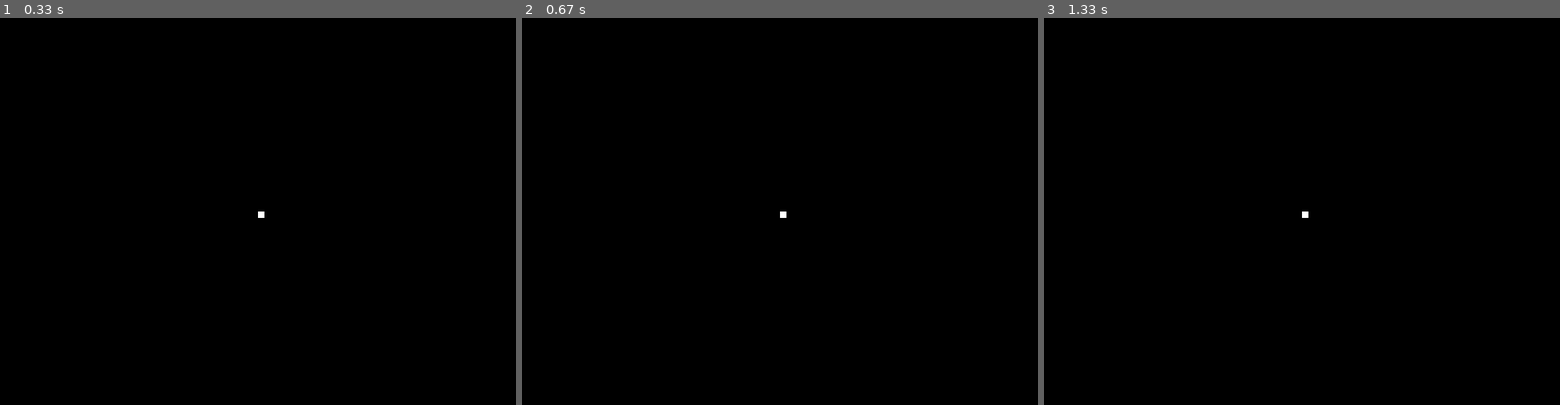
Above: before the commit, frames 1-3 (left to right).
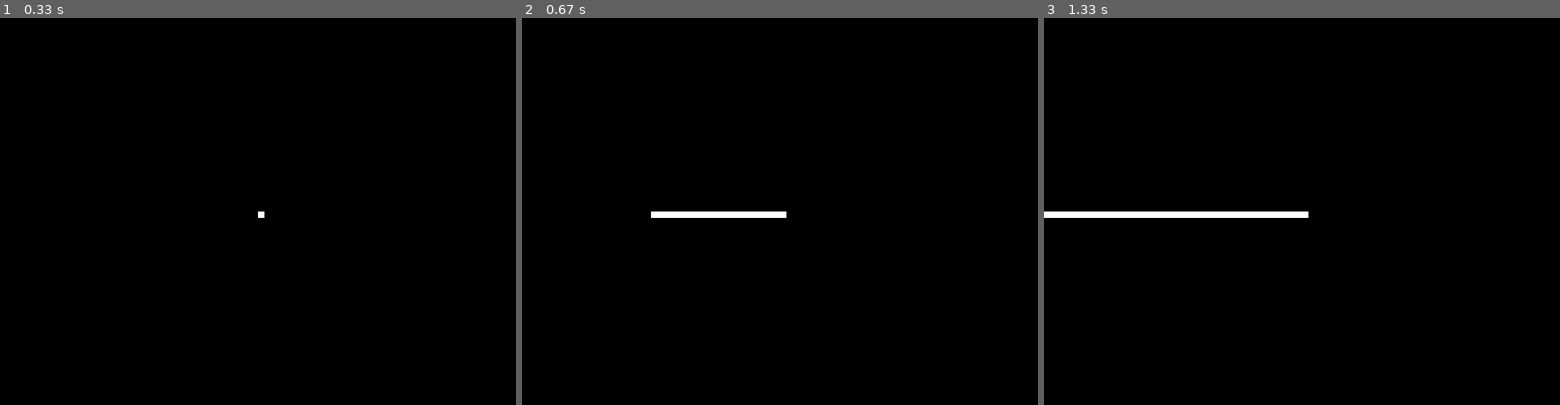
Above: after the commit, the same moments.

Repository: bitmap357/Pygame_Snake
Game: pygame game, started from Snake Game.py
The game is run twice, just before and just after one commit, with the same random seed, the same clock (stepped at 60 frames per second) and the same inputs.
Inputs:
- Up to frame 1 (0.33 s): no input
- Up to frame 2 (0.67 s): hold Left from 0.33 s (still down)
- Up to frame 3 (1.33 s): release Left at 0.87 s; hold Left 0.9-1.3 s

Frame 1 is identical in both runs. In frame 2, 0.4% of the frame differs, in the area x 25-50%, y 50-52%; in frame 3, 0.8%, in the area x 0-50%, y 50-52%.

Commit message:
changing position based on key pressed

Diff:
--- a/Snake Game.py
+++ b/Snake Game.py
@@ -29,5 +29,8 @@
                 x1_change = -10
                 y1_change = 0
 
+    x1 = x1 + x1_change
+    y1 = y1 + y1_change
+
     pygame.draw.rect(window, white, [x1, y1, 10, 10])
     pygame.display.update()
